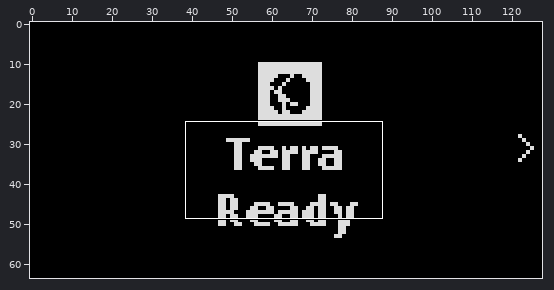
Sprite sheet: tests_zemu/snapshots/sp-mainmenu/00012.png. Above, an overview of the earlier version with the close-up marked.
Close-up. Before the commit:
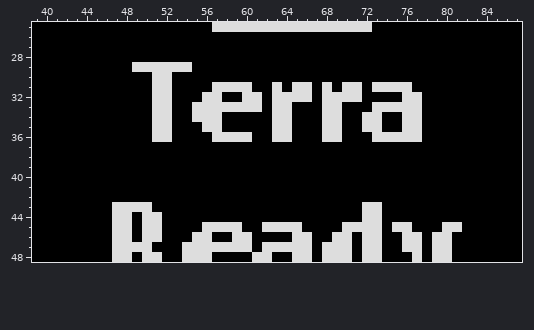
The file is 128x64 pixels. Shown: x 39..87, y 25..48.
The result:
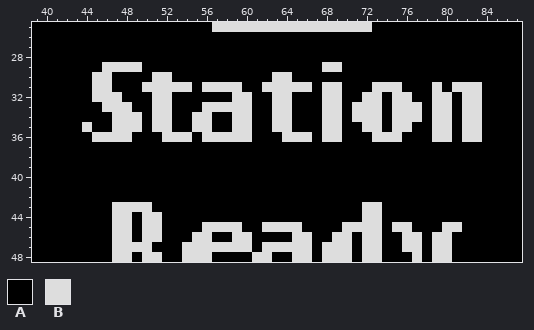
Palette (. is transparent): A #000000  B #dddddd
Difference:
Changed rows in their new state; - is an unchanged pixel.
first column x 44:
29 --BBB-AAAAA-------------BB--------------
30 -BB----------------BB-------------------
31 -BB---B--BB-B---A-B-B----BAA----A--B-BBB
32 -BBB--------AA-B-A---AA---AABB-B-A-BB-BB
33 --BBB------A-----A---------BB-A----BB-BB
34 ---BBB-------A-BB----------B---B---BB-BB
35 B--BBB-----B-A-BB--------------B-A-BB-BB
36 -BBBB--A-BB-B------A-BB---------AA-BB-BB
Pixel boxes of the changes (left, top, right, bottom) in both close-ups:
changed: (82, 62, 482, 142)
